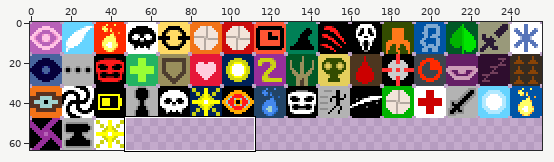
Two states of a sprite sheet, core/src/main/assets/gui/large_buffs.png. The first picture is a wide view before the edit; the outline marks the close-up.
Close-up. Old version:
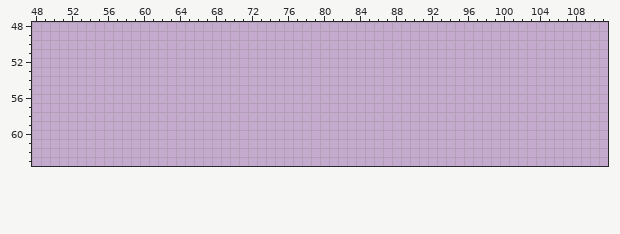
The file is 256x64 pixels. Colours within 5 levels of each other are drawn and written as one. Shown: x 48..111, y 48..63.
The same view after the edit:
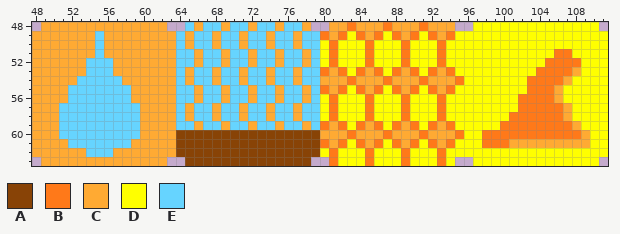
Palette (. is transparent): A #884306  B #ff7919  C #ffaa33  D #ffff00  E #66d4ff
What changed:
y 48: x 49..62 .............. -> CCCCCCCCCCCCCC; x 65..78 .............. -> ECEECEECEECEEC; x 81..94 .............. -> CCBCCCBCCCBCCC; x 97..110 .............. -> DDDDDDDDDDDDDD
y 49: x 48..111 ................................................................ -> CCCCCCCECCCCCCCCECEECEECEECEECEEBCBDBCBDBCBDBCBDDDDDDDDDDDDDDDDD
y 50: x 48..111 ................................................................ -> CCCCCCCECCCCCCCCECEECEECEECEECEEDBDDDBDDDBDDDBDDDDDDDDDDDDDDDDDD
y 51: x 48..111 ................................................................ -> CCCCCCCECCCCCCCCEECEECEECEECEECEDBDDDBDDDBDDDBDDDDDDDDDDDDBBDDDD
y 52: x 48..111 ................................................................ -> CCCCCCEEECCCCCCCEECEECEECEECEECEDBDDDBDDDBDDDBDDDDDDDDDDDBBBBDDD
y 53: x 48..111 ................................................................ -> CCCCCCEEECCCCCCCECEECEECEECEECEEBCBDBCBDBCBDBCBDDDDDDDDDBBBBCDDD
y 54: x 48..111 ................................................................ -> CCCCCEEEEECCCCCCECEECEECEECEECEECCCBCCCBCCCBCCCBDDDDDDDBBBBCDDDD
y 55: x 48..111 ................................................................ -> CCCCEEEEEEECCCCCEECEECEECEECEECEBCBDBCBDBCBDBCBDDDDDDDDBBBCDDDDD
y 56: x 48..111 ................................................................ -> CCCCEEEEEEECCCCCEECEECEECEECEECEDBDDDBDDDBDDDBDDDDDDDDBBBBCDDDDD
y 57: x 48..111 ................................................................ -> CCCEEEEEEEEECCCCECEECEECEECEECEEDBDDDBDDDBDDDBDDDDDDDDBBBBBCDDDD
y 58: x 48..111 ................................................................ -> CCCEEEEEEEEECCCCECEECEECEECEECEEDBDDDBDDDBDDDBDDDDDDDBBBBBBCDDDD
y 59: x 48..111 ................................................................ -> CCCEEEEEEEEECCCCEECEECEECEECEECEBCBDBCBDBCBDBCBDDDDDBBBBBBBBCDDD
y 60: x 48..111 ................................................................ -> CCCEEEEEEEEECCCCAAAAAAAAAAAAAAAACCCBCCCBCCCBCCCBDDBBBBBBBBBBBCDD
y 61: x 48..111 ................................................................ -> CCCCEEEEEEECCCCCAAAAAAAAAAAAAAAABCBDBCBDBCBDBCBDDDBBBCCCCCCCCCDD
y 62: x 48..111 ................................................................ -> CCCCCCEEECCCCCCCAAAAAAAAAAAAAAAADBDDDBDDDBDDDBDDDDDDDDDDDDDDDDDD
y 63: x 49..62 .............. -> CCCCCCCCCCCCCC; x 65..78 .............. -> AAAAAAAAAAAAAA; x 81..94 .............. -> BDDDBDDDBDDDBD; x 97..110 .............. -> DDDDDDDDDDDDDD
